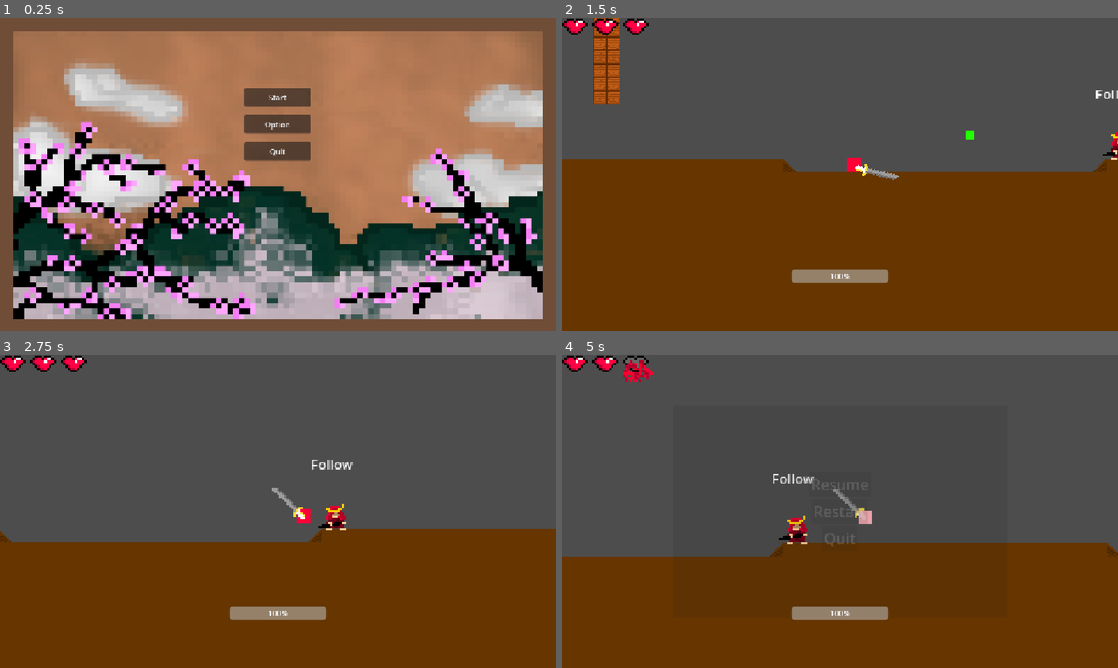
Above: before the commit, frames 1-4 (two rows, left to right).
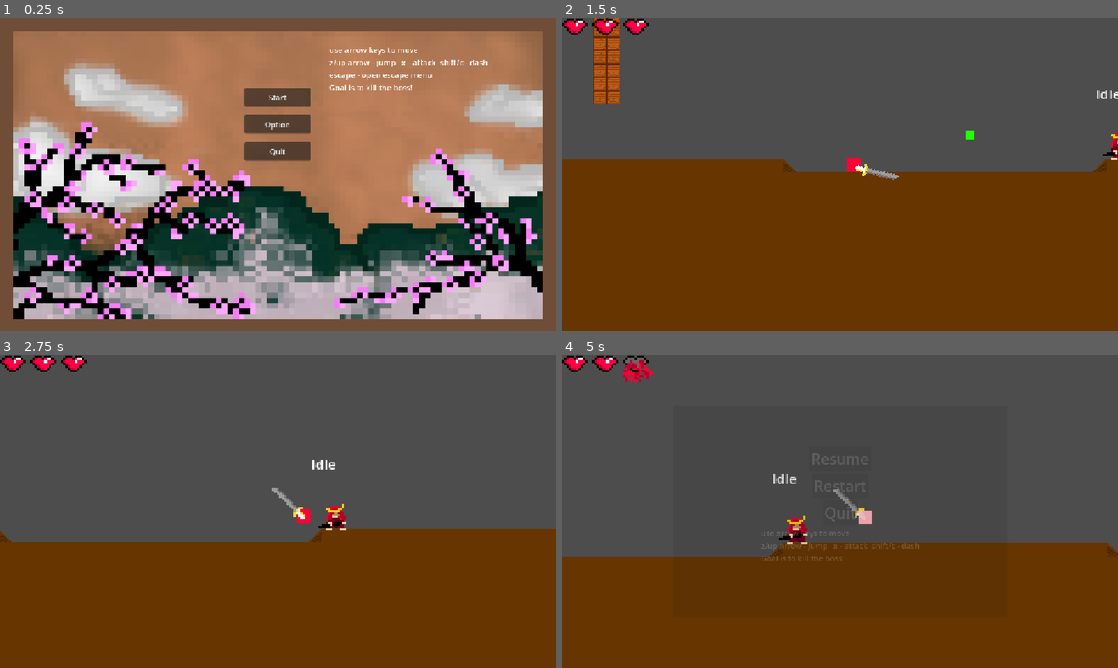
Above: after the commit, the same moments.

Repository: battlecatslover11/13EOYP-Game
Game: Godot game, scene res://MenuAssets/Title_Screen.tscn
Same seed, same stepped clock (60 frames per second), same inputs: the game is played once before the commit and once after it.
Inputs:
- Up to frame 1 (0.25 s): no input
- Up to frame 2 (1.5 s): click "Start" at 0.5 s; hold Right (right) from 1.28 s (still down); tap X (attack) at 1.35 s
- Up to frame 3 (2.75 s): keep holding Right (right); tap Up (jump) at 1.52, 1.82, 2.27, 2.3, 2.57 s; tap Shift (dash) at 1.55, 2.1 s
- Up to frame 4 (5 s): release Right (right) at 2.78 s; hold Left (left) 2.78-3.53 s; tap Up (jump) at 2.85, 3.77, 4.07, 4.52, 4.55, 4.82 s; tap X (attack) at 3.05, 3.6 s; hold Right (right) from 3.53 s (still down); tap Shift (dash) at 3.8, 4.35 s; tap Escape (escape) at 4.9 s

The runs differ from the first frame. In frame 1, 0.5% of the frame differs, in the area x 59-88%, y 9-24%; in frame 2, 0.8%; in frame 3, 0.9%; in frame 4, 1.4%, in the area x 36-65%, y 38-85%.

Commit message:
slight changes but nothing much

Diff:
--- a/EnemyAssets/Swordman_Enemy.tscn
+++ b/EnemyAssets/Swordman_Enemy.tscn
@@ -7,6 +7,7 @@
 [ext_resource type="Script" uid="uid://duppwl8j2fo1d" path="res://EnemyAssets/finite_state_machine.gd" id="5_4hpaf"]
 [ext_resource type="Script" uid="uid://dfiucjdnepdik" path="res://EnemyAssets/idle.gd" id="6_ok1mm"]
 [ext_resource type="Script" uid="uid://bwsqr1cnvjt7v" path="res://Scripts/state.gd" id="6_xfhwb"]
+[ext_resource type="Script" uid="uid://csrsqegs7tpar" path="res://EnemyAssets/follow.gd" id="7_7rlix"]
 
 [sub_resource type="RectangleShape2D" id="RectangleShape2D_bpxcd"]
 size = Vector2(16, 16)
@@ -246,16 +247,17 @@
 anchor_top = 0.5
 anchor_right = 0.5
 anchor_bottom = 0.5
-offset_left = -39.0
-offset_top = -11.5
-offset_right = 39.0
-offset_bottom = 11.5
+offset_left = -150.5
+offset_top = -34.5
+offset_right = 150.5
+offset_bottom = 34.5
 grow_horizontal = 2
 grow_vertical = 2
 theme_override_font_sizes/font_size = 50
 text = "Boss Slained"
 
 [node name="ProgressBar" type="ProgressBar" parent="UI" unique_id=639119553]
+visible = false
 custom_minimum_size = Vector2(200, 0)
 anchors_preset = 7
 anchor_left = 0.5
@@ -298,7 +300,7 @@
 script = ExtResource("6_ok1mm")
 
 [node name="Follow" type="Node2D" parent="FiniteStateMachine" unique_id=312267938]
-script = ExtResource("6_xfhwb")
+script = ExtResource("7_7rlix")
 
 [node name="Attack" type="Node2D" parent="FiniteStateMachine" unique_id=1785852703]
 script = ExtResource("6_xfhwb")
@@ -308,5 +310,4 @@
 
 [connection signal="area_entered" from="hurtbox" to="." method="_on_hurtbox_area_entered"]
 [connection signal="area_exited" from="hurtbox" to="." method="_on_hurtbox_area_exited"]
-[connection signal="body_entered" from="PlayerDetection" to="." method="_on_player_detection_body_entered"]
 [connection signal="body_entered" from="PlayerDetection" to="FiniteStateMachine/Idle" method="_on_player_detection_body_entered"]
--- /dev/null
+++ b/EnemyAssets/follow.gd
@@ -0,0 +1,14 @@
+extends State
+
+func enter():
+	super.enter()
+	owner.set_physics_process(true)
+	animation_player.play("idle")
+
+func exit():
+	super.exit()
+	owner.set_physics_process(false)
+
+func transition():
+	if owner.direction.length() < 40:
+		get_parent().change_state("Attack")
--- a/EnemyAssets/idle.gd
+++ b/EnemyAssets/idle.gd
@@ -1,7 +1,6 @@
 extends State
 @onready var collision = $"../../PlayerDetection/CollisionShape2D"
 @onready var progress_bar = owner.find_child("ProgressBar")
-
 
 var player_entered: bool = false:
 	set(value):
@@ -9,9 +8,10 @@
 		collision.set_deferred("disabled", value)
 		progress_bar.set_deferred("visible", value)
 
-func _on_player_detection_body_entered(body):
-	#add a check for whether the entered object is the player or not
+func _on_player_detection_body_entered(player, body):
 	player_entered = true
+	if body == player:
+		player_entered = true
 
 func transition():
 	if player_entered:
--- a/Main_Scene.tscn
+++ b/Main_Scene.tscn
@@ -2,7 +2,7 @@
 
 [ext_resource type="Script" uid="uid://bvr7s3qmxsmau" path="res://Scripts/main_scene.gd" id="1_4ityq"]
 [ext_resource type="Texture2D" uid="uid://c25yh60ymc7tn" path="res://BlockAssets/placeholder grid.png" id="1_8sucx"]
-[ext_resource type="PackedScene" uid="uid://4s5un8f7wmr2" path="res://PlayerAssets/Player.tscn" id="2_7fr83"]
+[ext_resource type="PackedScene" uid="uid://4s5un8f7wmr2" path="res://PlayerAssets/player.tscn" id="2_7fr83"]
 [ext_resource type="Texture2D" uid="uid://8c764ksmlags" path="res://BlockAssets/placeholder slope.png" id="2_tkmsp"]
 [ext_resource type="Texture2D" uid="uid://kcyqn0apcj5d" path="res://BlockAssets/placeholder slope 2.png" id="3_5yw3w"]
 [ext_resource type="Texture2D" uid="uid://dis3q24m1ur43" path="res://BlockAssets/wood.png" id="5_3qyon"]
--- a/MenuAssets/Title_Screen.tscn
+++ b/MenuAssets/Title_Screen.tscn
@@ -48,6 +48,18 @@
 grow_vertical = 2
 text = "Quit"
 
+[node name="Label" type="Label" parent="." unique_id=1844793336]
+layout_mode = 0
+offset_left = 682.0
+offset_top = 54.0
+offset_right = 1011.0
+offset_bottom = 155.0
+text = "use arrow keys to move
+z/up arrow - jump   x - attack  shift/c - dash
+escape - open escape menu
+Goal is to kill the boss!
+"
+
 [connection signal="pressed" from="OptionButton" to="." method="_on_option_button_pressed"]
 [connection signal="pressed" from="StartButton" to="." method="_on_button_pressed"]
 [connection signal="pressed" from="QuitButton" to="." method="_on_quit_button_pressed"]
--- a/PlayerAssets/Player.tscn
+++ b/PlayerAssets/Player.tscn
@@ -392,7 +392,7 @@
 "speed": 20.0
 }]
 
-[node name="Player" type="CharacterBody2D" unique_id=965177333]
+[node name="player" type="CharacterBody2D" unique_id=965177333]
 script = ExtResource("1_kpjcp")
 max_health = 3
 
@@ -461,6 +461,7 @@
 animation = &"explode"
 
 [node name="Attack_Cooldown" type="Timer" parent="." unique_id=1136098526]
+wait_time = 0.6
 
 [node name="DeathTimer" type="Timer" parent="." unique_id=1387865381]
 wait_time = 0.5
--- a/Scripts/swordman_enemy.gd
+++ b/Scripts/swordman_enemy.gd
@@ -1,7 +1,8 @@
 extends CharacterBody2D
 
 const SPEED = 100.0
-var direction = 1
+var dir = 1
+var direction : Vector2
 var health:int = 3
 var max_health:int: set = set_max_health
 var gravity = ProjectSettings.get_setting("physics/2d/default_gravity")
@@ -17,7 +18,6 @@
 
 func ready():
 	max_health = 50
-	set_physics_process(false)
 	$hurtbox/CollisionShape2D.disabled = true
 	$hitbox/CollisionShape2D.disabled = true
 
@@ -25,12 +25,12 @@
 	health -= amount
 	print(health)
 
-func _process(delta):
+func _process(_delta):
 	if Right_Ray.is_colliding():
-		direction = 1
+		dir = 1
 		sprite.flip_h = true
 	if Left_Ray.is_colliding():
-		direction = -1
+		dir = -1
 		sprite.flip_h = false
 
 func _on_hurtbox_area_entered(area):
@@ -43,3 +43,5 @@
 		gravity = lerp(gravity, max_gravity, 12.0 * delta)
 	velocity.y += gravity
 	move_and_slide()
+	velocity = direction.normalized() * 40
+	move_and_collide(velocity * delta)
--- a/pause_menu.tscn
+++ b/pause_menu.tscn
@@ -125,6 +125,13 @@
 theme_override_font_sizes/font_size = 31
 text = "Quit"
 
+[node name="Label" type="Label" parent="PanelContainer/VBoxContainer" unique_id=11395846]
+layout_mode = 2
+text = "use arrow keys to move
+z/up arrow - jump   x - attack  shift/c - dash
+Goal is to kill the boss!
+"
+
 [node name="AnimationPlayer" type="AnimationPlayer" parent="." unique_id=678514405]
 libraries/ = SubResource("AnimationLibrary_p81d2")
 
Not shown, added: EnemyAssets/follow.gd.uid
